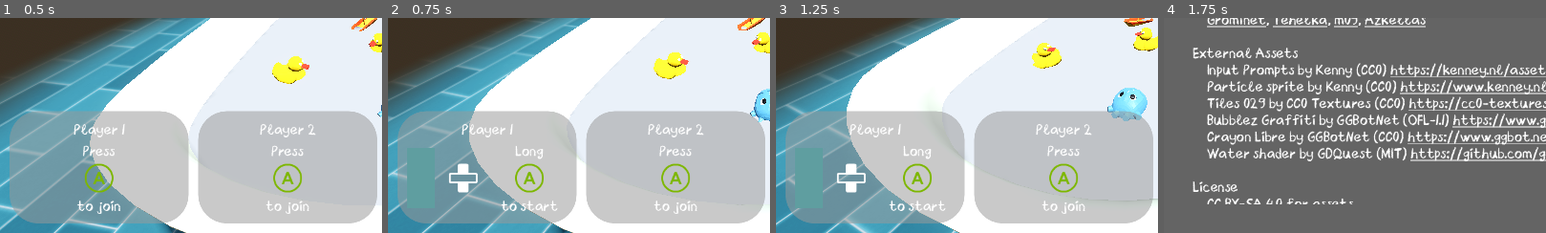
Above: before the commit, frames 1-4 (left to right).
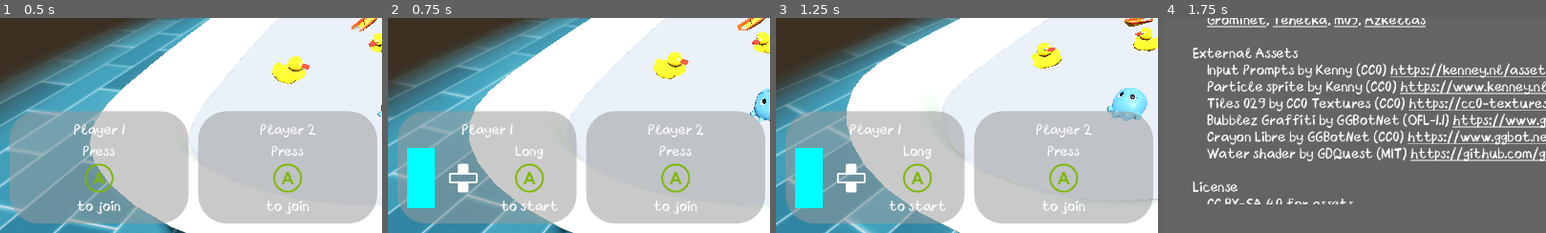
Above: after the commit, the same moments.

Repository: Gr0minet/ggj2025
Game: Godot game, scene res://scenes/game.tscn
Two runs of this game, one before a commit and one after it. Both use one fixed random seed, a clock stepped at 60 frames per second and the inputs below. Sound files missing from this copy of the repository are replaced by a short silence.
Inputs:
- Up to frame 1 (0.5 s): no input
- Up to frame 2 (0.75 s): hold G (change_match_length_right) from 0.53 s (still down); hold J (join_game) from 0.53 s (still down)
- Up to frame 3 (1.25 s): keep holding G (change_match_length_right); keep holding J (join_game)
- Up to frame 4 (1.75 s): release G (change_match_length_right) at 1.28 s; release J (join_game) at 1.28 s; hold O (change_color_down) from 1.28 s (still down); tap C (show_credits) at 1.35 s
The pictures show only the part of the screen within x 0-50%, y 50-100%; the shares and areas given below are measured in that part.

Frame 1 is identical in both runs. In frame 2, 2.0% of the frame differs, in the area x 5-13%, y 60-89%; in frame 3, 2.0%; in frame 4, nothing differs.

Commit message:
Tweak and add colors
Signed-off-by: m09 <142691+m09@users.noreply.github.com>

Diff:
--- a/godot/menu/player_join.gd
+++ b/godot/menu/player_join.gd
@@ -7,7 +7,16 @@
 
 @export var player_id: int
 
-const COLORS = [Color.CADET_BLUE, Color.CHARTREUSE, Color.CORAL, Color.DEEP_PINK]
+const COLORS = [
+	Color.AQUA,
+	Color.RED,
+	Color.GREEN,
+	Color.YELLOW,
+	Color.ORANGE,
+	Color.PURPLE,
+	Color.NAVY_BLUE,
+	Color.FUCHSIA,
+]
 var current_color_index = 0
 const JOIN_DELAY = 1.5
 
